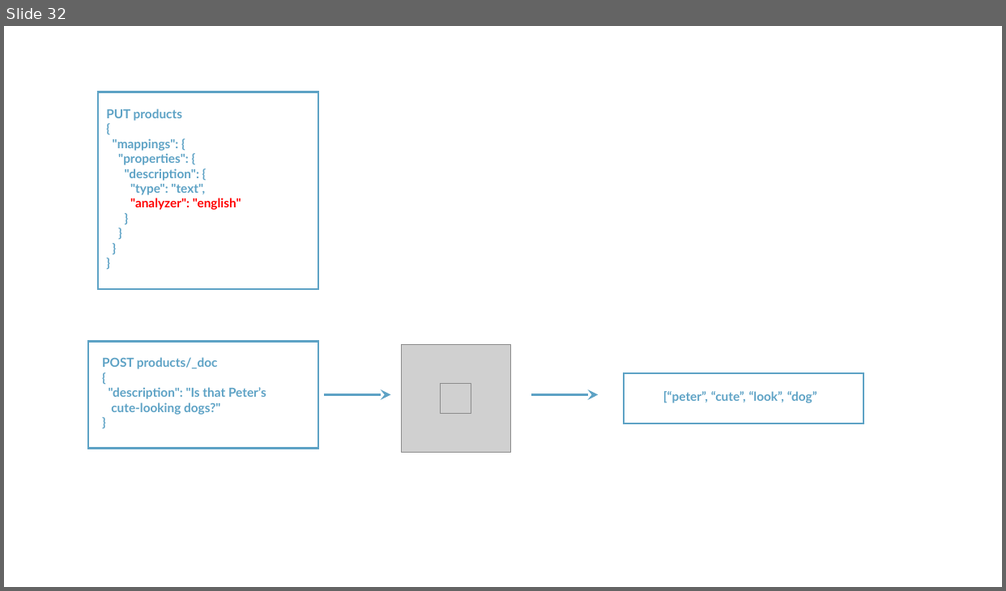
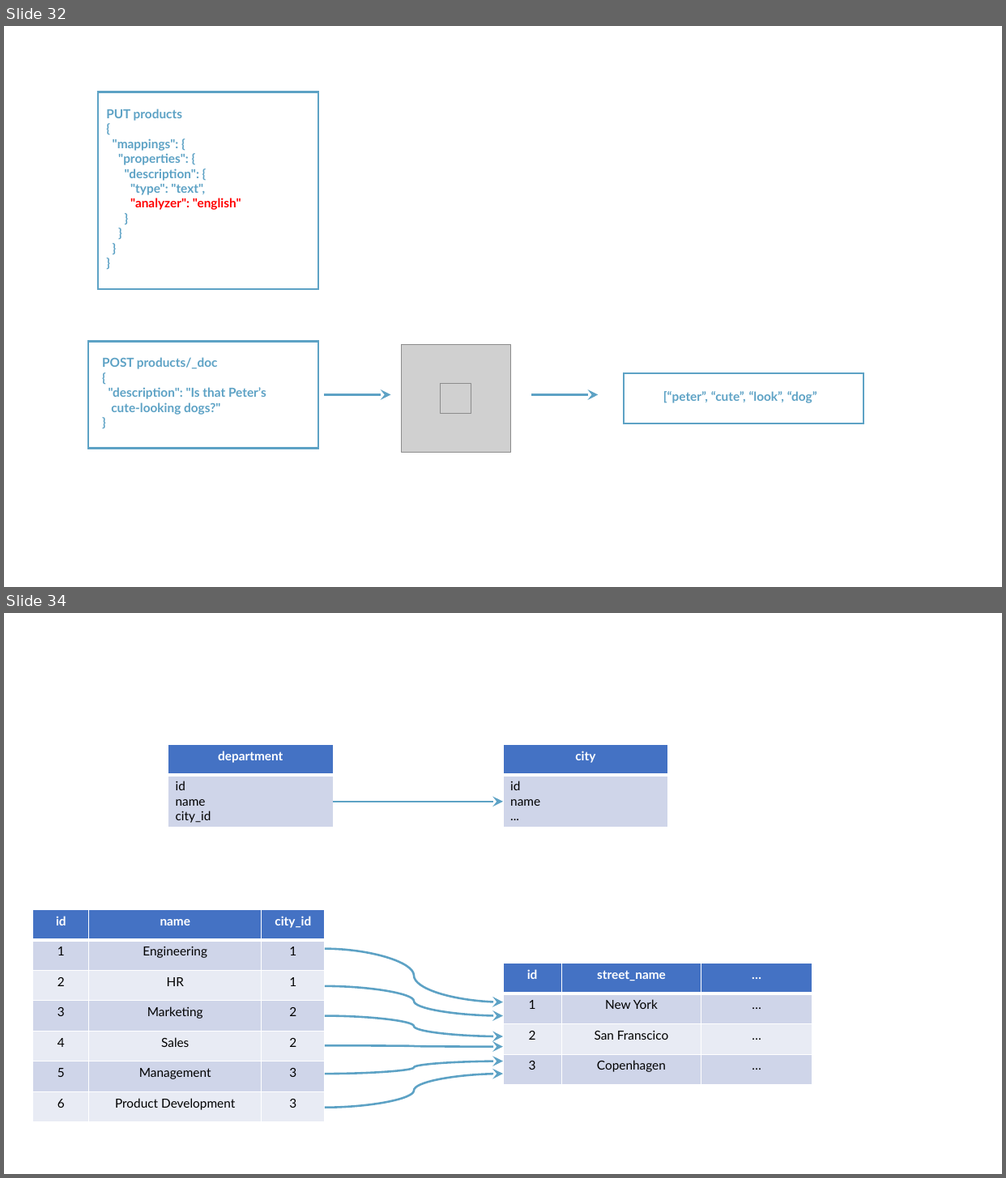
Before and after one commit to rudaks-han/book-summary, a slide deck: complete-guide-to-elasticsearch/elasticsearch.pptx. Shown one above the other, each under a label of ours: slide 32 before the commit, slides 32 and 34 after it; the slides between them are not shown. The pictures are 1006x591 and 1006x1178 pixels, drawn with LibreOffice and Linux fonts; fonts in the diff are those of the drawing; grey boxes stand for pictures. Boxes give left, top, right and bottom in pixels: in the first picture for what was removed or moved away, otherwise in the second. Text is boxed around its words. In the diff, an @@ line names an element or a change of style, - is before the commit and + after.

```diff
--- a/complete-guide-to-elasticsearch/elasticsearch.pptx
+++ b/complete-guide-to-elasticsearch/elasticsearch.pptx
@@ slide 34 added at bbox=[4, 613, 1002, 1174], background #FFFFFF @@
@@ table added at bbox=[168, 745, 334, 828], 2 rows, 1 columns @@
+department
+id / name / city_id
@@ table added at bbox=[503, 745, 669, 828], 2 rows, 1 columns @@
+city
+id / name / ...
@@ arrow added from (334, 802) to (503, 802), #5DA2C5 2 pt @@
@@ table added at bbox=[33, 910, 325, 1122], 7 rows, 3 columns @@
+id | name | city_id
+1 | Engineering | 1
+2 | HR | 1
+3 | Marketing | 2
+4 | Sales | 2
+5 | Management | 3
+6 | Product Development | 3
@@ curved arrow added from (325, 949) to (503, 1003), #5DA2C5 2 pt @@
@@ table added at bbox=[503, 964, 812, 1084], 4 rows, 3 columns @@
+id | street_name | …
+1 | New York | …
+2 | San Franscico | …
+3 | Copenhagen | …
@@ curved arrow added from (325, 986) to (503, 1016), #5DA2C5 2 pt @@
@@ curved arrow added from (325, 1016) to (503, 1037), #5DA2C5 2 pt @@
@@ curved arrow added from (325, 1046) to (503, 1047), #5DA2C5 2 pt @@
@@ curved arrow added from (325, 1074) to (503, 1062), #5DA2C5 2 pt @@
@@ curved arrow added from (325, 1108) to (503, 1074), #5DA2C5 2 pt @@
```
Also in this commit, not shown: 1 slide changed, 3 other slides added, 5 other files.
